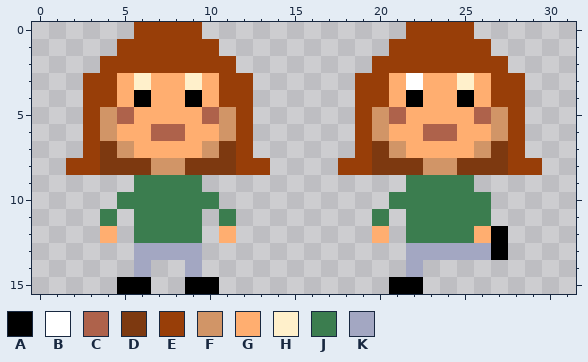
Two states of a pixel-art sprite, resources/sprite1.png. Above, as it was before the edit.
The file is 32x16 pixels.
Palette (. is transparent): A #000000  B #ffffff  C #ae624b  D #7d3910  E #983e08  F #d19567  G #ffae70  H #fff0cb  J #3b7d4f  K #a3a7c2
Pixels before, first column x 2:
 0 ....EEEE............EEEE....
 1 ...EEEEEE..........EEEEEE...
 2 ..EEEEEEEE........EEEEEEEE..
 3 .EEGHGGHGEE......EEGBGGHGEE.
 4 .EEGAGGAGEE......EEGAGGAGEE.
 5 .EFCGGGGCFE......EFCGGGGCFE.
 6 .EFGGCCGGFE......EFGGCCGGFE.
 7 .EDFGGGGFDE......EDFGGGGFDE.
 8 EEDDDFFDDDEE....EEDDDFFDDDEE
 9 ....JJJJ............JJJJ....
10 ...JJJJJJ..........JJJJJJ...
11 ..J.JJJJ.J........J.JJJJJ...
12 ..G.JJJJ.G........G.JJJJGA..
13 ....KKKK............KKKKKA..
14 ....K..K............K.......
15 ...AA..AA..........AA.......
New version:
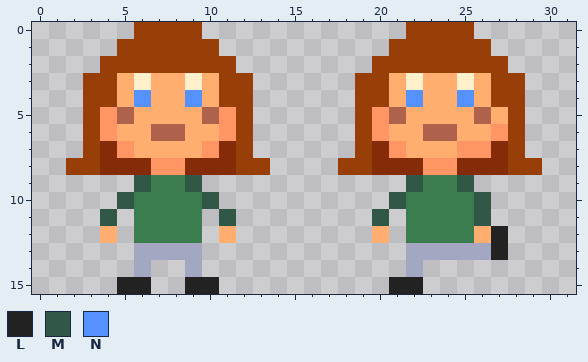
Colours new in this view: L #222222  M #315746  N #5692ff
Change:
colour D: #7d3910 -> #862b08
colour F: #d19567 -> #ff9564
Changed rows in their new state; - is a pixel that keeps its letter.
first column x 4:
 3 ------------------H-----
 4 --N--N------------N--N--
 5 -----------------------G
 7 ---------------------F--
 9 --M--M------------M--M--
10 -M----M----------M----M-
11 M------M--------M-----M-
12 -----------------------L
13 -----------------------L
15 -LL--LL----------LL-----
